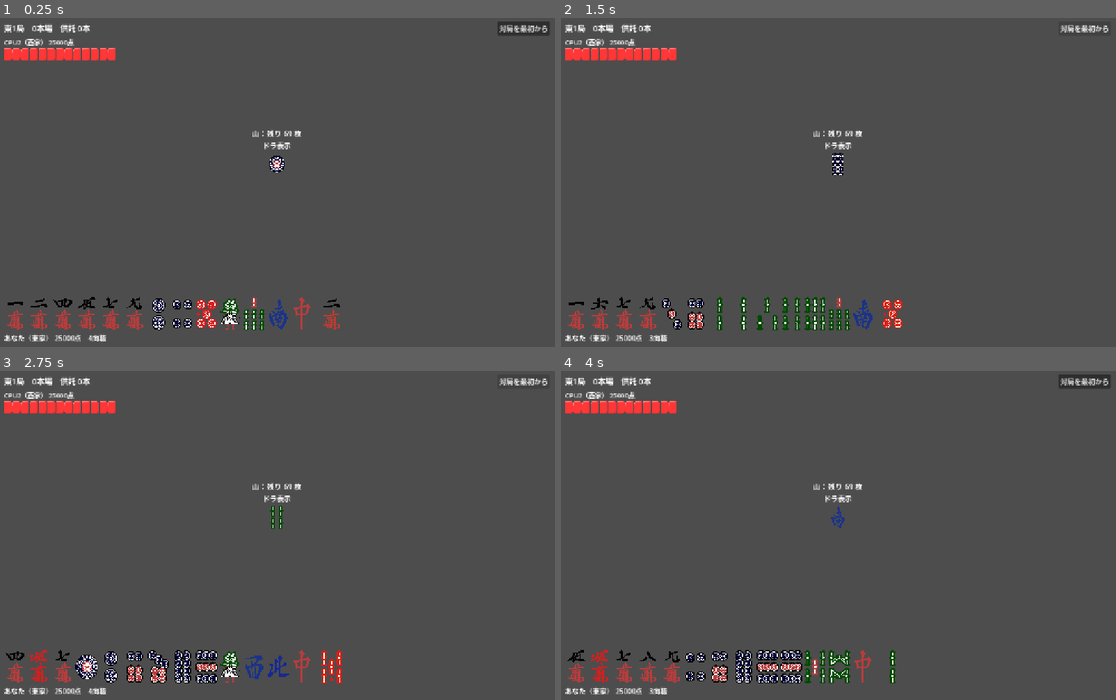
Above: before the commit, frames 1-4 (two rows, left to right).
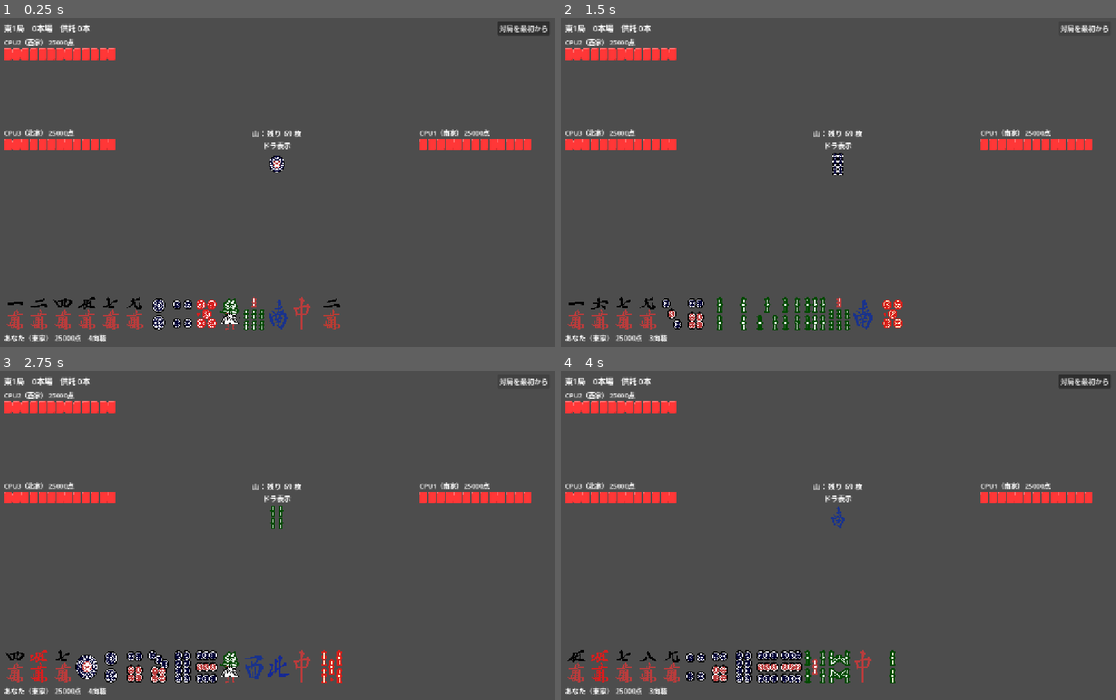
Above: after the commit, the same moments.

Repository: crescentcat414-alt/mahjong-game
Game: Godot game, scene res://main.tscn
Same seed, same stepped clock (60 frames per second), same inputs: the game is played once before the commit and once after it.
Inputs (mouse positions are in pixels of both pictures, inside the frame that each line leads up to):
- Up to frame 1 (0.25 s): no input
- Up to frame 2 (1.5 s): click "対局を最初から" at 0.5 s; click "対局を最初から" at 1.25 s
- Up to frame 3 (2.75 s): click "対局を最初から" at 2 s
- Up to frame 4 (4 s): tap Enter at 2.75 s; move the mouse to (960, 519) at 2.77 s; click (960, 519) at 2.92 s; tap Space at 3.5 s; drag from (727, 551) to (810, 601) at 3.52 s

The runs differ from the first frame. In frame 1, 1.5% of the frame differs, in the area x 0-96%, y 33-41%; in frame 2, 1.5%; in frame 3, 1.5%; in frame 4, 1.5%.

Commit message:
Fix side CPU areas pushed off screen: give CPU frames an explicit fixed width (300) - content-derived minimum widths arrive after layout and let the center column swallow the row, shoving the right CPU out of the window (playtest: looked like a 2-player game). test_layout now also asserts all seat areas are on screen

Diff:
--- a/main.gd
+++ b/main.gd
@@ -181,9 +181,12 @@
 ## Wrap a control in a fixed-height frame that clips any overflow.
 ## This is what guarantees the layout can never drift: containers inside
 ## may ask for more room as tiles pile up, but the frame never grows.
-func _fixed_frame(inner: Control, height: float) -> Control:
+## Width: pass an explicit width for side-by-side use -- content-derived
+## minimums arrive too late and the row overflows (found by playtest).
+func _fixed_frame(inner: Control, height: float, width: float = 0.0) -> Control:
 	var frame := Control.new()
-	frame.custom_minimum_size = Vector2(0, height)
+	var min_x := width if width > 0.0 else inner.get_combined_minimum_size().x
+	frame.custom_minimum_size = Vector2(min_x, height)
 	frame.size_flags_vertical = Control.SIZE_SHRINK_BEGIN
 	frame.clip_contents = true
 	inner.set_anchors_preset(Control.PRESET_FULL_RECT)
@@ -218,7 +221,7 @@
 	seat_rivers[seat] = river
 	seat_melds[seat] = melds
 	seat_backs[seat] = backs
-	return _fixed_frame(box, 204.0)
+	return _fixed_frame(box, 204.0, 300.0)
 
 
 func _new_match() -> void:
--- a/project.godot
+++ b/project.godot
@@ -1,5 +1,10 @@
 ; Engine configuration file.
-; It's best edited using the editor UI and not directly.
+; It's best edited using the editor UI and not directly,
+; since the parameters that go here are not all obvious.
+;
+; Format:
+;   [section] ; section goes between []
+;   param=value ; assign values to parameters
 
 config_version=5
 
@@ -14,7 +19,6 @@
 window/size/viewport_width=1280
 window/size/viewport_height=760
 window/stretch/mode="canvas_items"
-window/stretch/aspect="keep"
 
 [rendering]
 
--- a/test_layout.gd
+++ b/test_layout.gd
@@ -47,6 +47,13 @@
 	if river_rect.size.y > 106:
 		print("FAIL human river frame grew: ", river_rect)
 		ok = false
+	# all three CPU seats must have real estate (the side areas once
+	# collapsed to zero width inside the middle row)
+	for seat in [1, 2, 3]:
+		var r: Rect2 = scene.seat_rivers[seat].get_global_rect()
+		if r.size.x < 150 or r.position.x < 0 or r.end.x > win_size.x:
+			print("FAIL seat ", seat, " river rect: ", r)
+			ok = false
 	if ok:
 		print("ALL TESTS PASSED (layout stays on screen, hand bottom=", hand_rect.end.y, ")")
 	quit()
Not shown, added: test_layout.gd.uid
